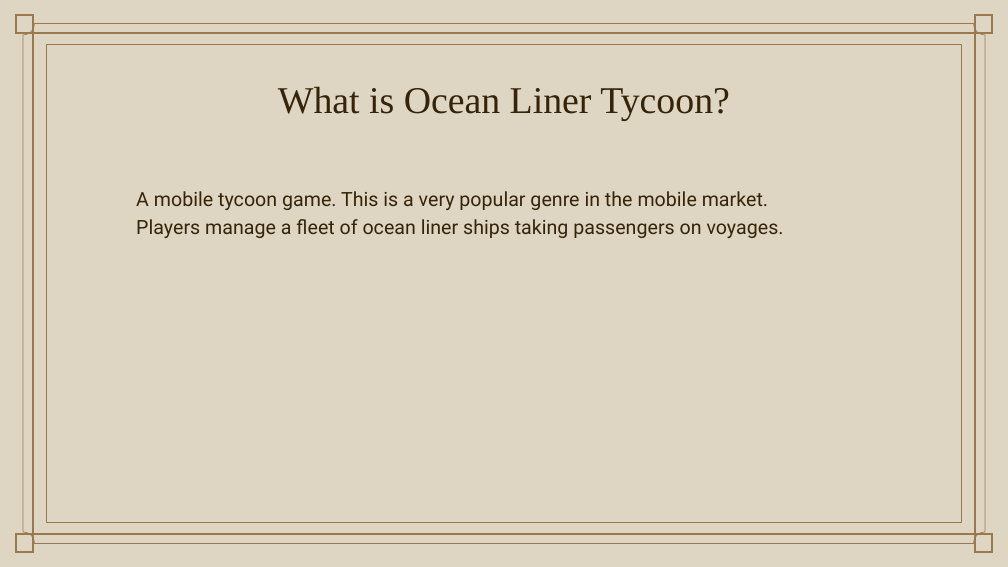
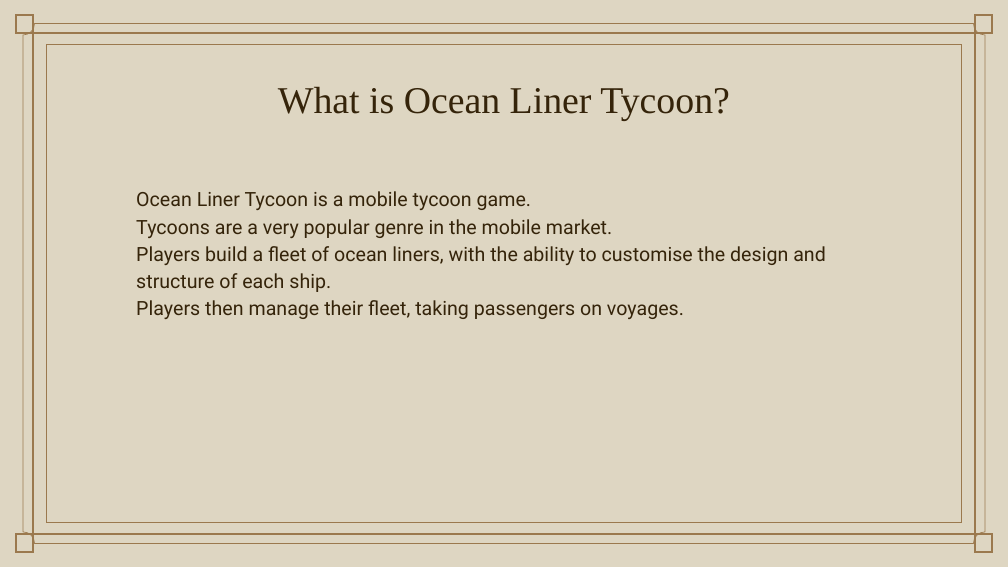
Before and after one commit to LyciaStenson/OceanLinerTycoon, a slide deck: slide 3 of Documents/Ocean Liner Tycoon Pitch.pptx. Drawn at 1008x567 pixels with LibreOffice and Linux fonts; fonts in the diff are those of the drawing; background and template pictures are left out. Boxes give left, top, right and bottom in pixels: in the first picture for what was removed or moved away, otherwise in the second. Text is boxed around its words. In the diff, an @@ line names an element or a change of style, - is before the commit and + after.

```diff
--- a/Documents/Ocean Liner Tycoon Pitch.pptx
+++ b/Documents/Ocean Liner Tycoon Pitch.pptx
@@ subtitle at box(136, 191, 826, 319): text changed @@
-A mobile tycoon game. This is a very popular genre in the mobile market.
-Players manage a fleet of ocean liner ships taking passengers on voyages.
+Ocean Liner Tycoon is a mobile tycoon game.
+Tycoons are a very popular genre in the mobile market.
+Players build a fleet of ocean liners, with the ability to customise the design and structure of each ship.
+Players then manage their fleet, taking passengers on voyages.
```
Also in this commit, not shown: 5 other slides changed, 3 other files.
